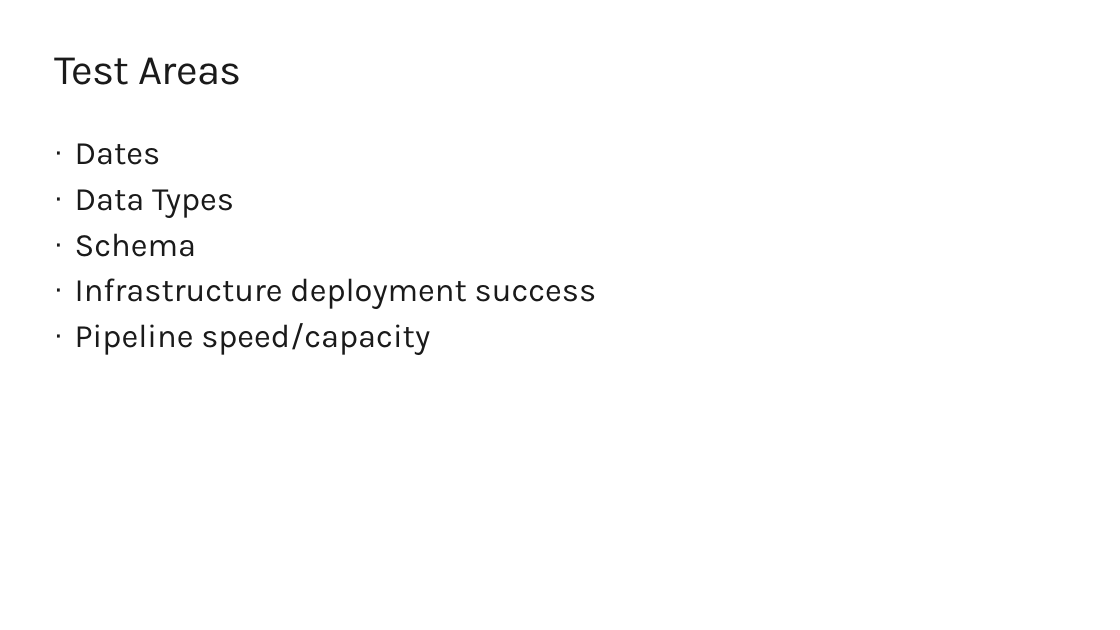
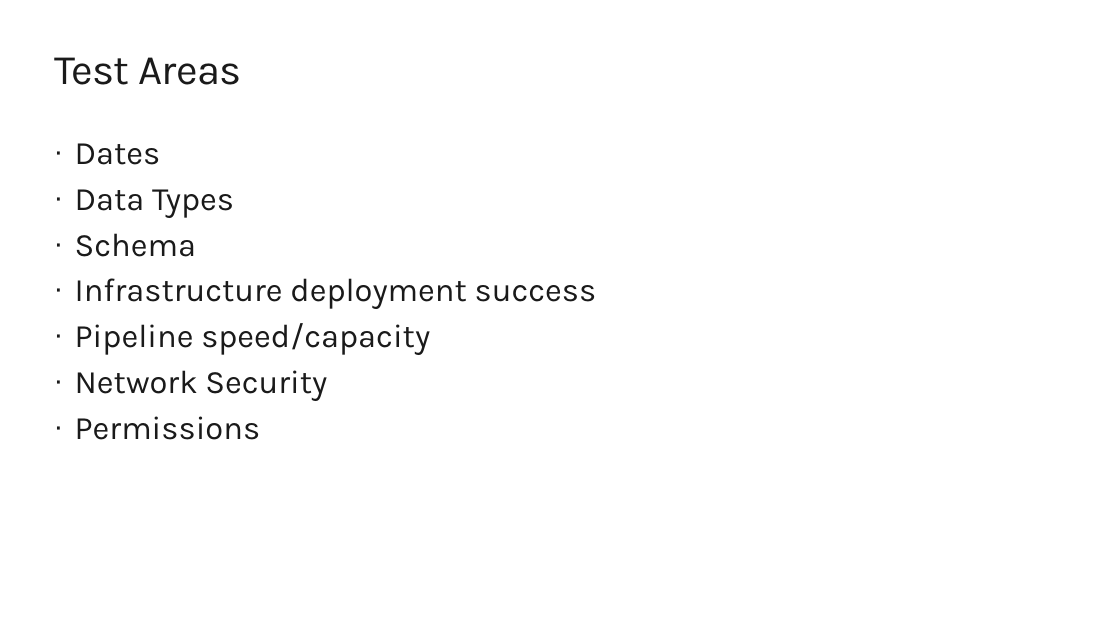
Before and after one commit to arevaloisabel/agiledataoops, a slide deck: slide 9 of presentations/Testing Intro.pptx. Drawn at 1120x630 pixels with LibreOffice and Linux fonts; fonts in the diff are those of the drawing; background and template pictures are left out. Boxes give left, top, right and bottom in pixels: in the first picture for what was removed or moved away, otherwise in the second. Text is boxed around its words. In the diff, an @@ line names an element or a change of style, - is before the commit and + after.

```diff
--- a/presentations/Testing Intro.pptx
+++ b/presentations/Testing Intro.pptx
@@ text at (x1=75, y1=370, x2=327, y2=440): paragraphs added @@
+· Network Security
+· Permissions
```
Also in this commit, not shown: 1 other slide changed.
